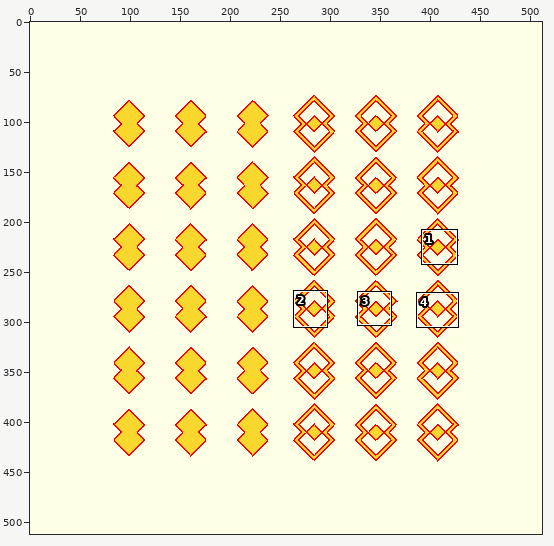
Sprite sheet: tests/regression/render/linear_extrude-twist-tests-expected.png. The first picture is a wide view before the edit; the outline marks the close-up.
Close-up. Old version:
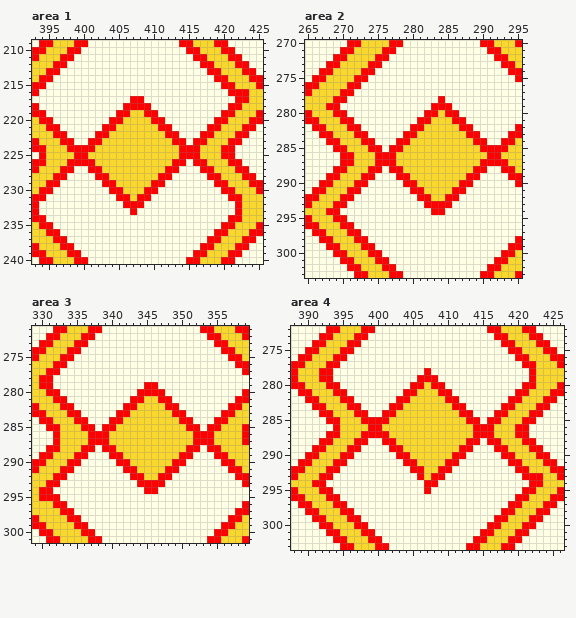
The file is 512x512 pixels. Shown: area 1: x 393..425, y 209..240; area 2: x 265..295, y 270..303; area 3: x 329..359, y 271..301; area 4: x 388..426, y 272..303. The commit also changed other parts of the picture, which this record leaves out.
The same view after the edit:
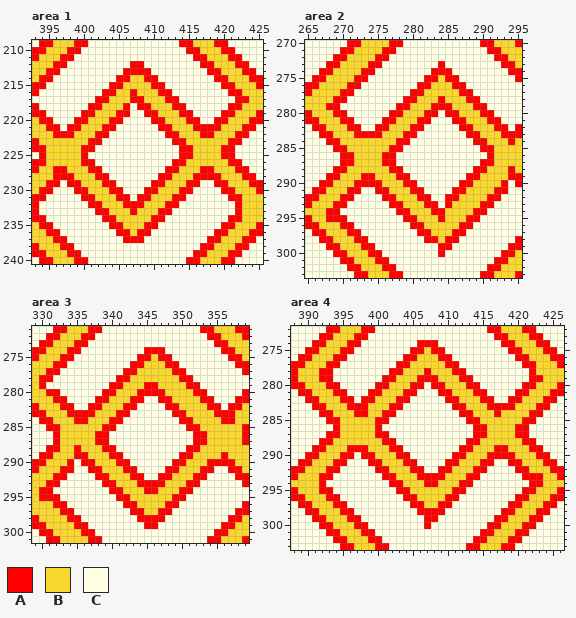
Palette (. is transparent): A #ff0000  B #f9d72c  C #ffffe5
What changed:
Changed rows in their new state; - is an unchanged pixel.
Area 1:
first column x 396:
212 -----------AA---------------
213 ----------AAAA--------------
214 ---------AABBAA-------------
215 --------AABBBBAA------------
216 -------AABBABBBAA----------B
217 ------AABBB--BBBAA----------
218 -----AABBB-C--BBBAA---------
219 ----AABBB--CC--BBBAA--------
220 ---AABBB--CCCC--BBBAA-------
221 --AABBB--CCCCCC--BBBAA------
222 --ABBB--CCCCCCCC--BBB-------
223 -BBBB--CCCCCCCCCC--BBB------
224 --BB--CCCCCCCCCCCC--B-------
225 ---B-CCCCCCCCCCCCC--B-------
226 --BB--CCCCCCCCCCC--BBB------
227 A-BBB--CCCCCCCCC--BBB-------
228 --ABBB--CCCCCCC--BBBAA------
229 --AABBB--CCCCC--BBBAA-------
230 ---AABBB--CCC--BBBAA--------
231 ----AABBB--C--BBBAA---------
232 -----AABBB---BBBAA----------
233 ------AABBB-BBBAA-----------
234 -------AABBBBBAA------------
235 --------AABBBAA-------------
236 ---------AABAA--------------
237 ----------AAA---------------
Area 2:
first column x 268:
273 ----------------A---------
274 ---------------AAA--------
275 --------------AABAA-------
276 -------------AABBBAA------
277 ------------AABBBBBAA-----
278 -----------AABBB-BBBAA----
279 ----------AABBB---BBBAA---
280 ---------AABBB--C--BBBAA--
281 --------AABBB--CCC--BBBAA-
282 -------AABBB--CCCCC--BBBAA
283 ------AABBB--CCCCCCC--BBBA
284 -----BBBBB--CCCCCCCCC--BBB
285 ------BBB--CCCCCCCCCCC--BB
286 -------B--CCCCCCCCCCCCC-B-
287 -------B--CCCCCCCCCCCC--BB
288 ------BBB--CCCCCCCCCC--BBB
289 -------BBB--CCCCCCCC--BBBB
290 ------AABBB--CCCCCC--BBBBA
291 -------AABBB--CCCC--BBBBAA
292 --------AABBB--CC--BBBBAA-
293 ---------AABBB--C-BBBBAA--
294 ----------AABBB--BBBBAA---
295 A----------AABBBABBBAA----
296 ------------AABBBBBAA-----
297 -------------AABBBAA------
298 --------------AABAA-------
299 ----------------AA--------
300 ----------------A---------
Area 3:
first column x 331:
274 --------------AAA----------
275 -------------AABAA---------
276 ------------AABBBAA--------
277 -----------AABBBBBAA-------
278 ----------AABBBBBBBAA------
279 C--------AABBB--BBBBAA-----
280 --------AABBB----BBBBAA----
281 -------AABBB--CC--BBBBAA---
282 ------AABBB--CCCC--BBBBAA--
283 -----AABBB--CCCCCC--BBBBA--
284 ------BBB--CCCCCCCC--BBBB-A
285 -----BBB--CCCCCCCCCC--BBB--
286 ------B--CCCCCCCCCCCC--B---
287 ------B--CCCCCCCCCCCC--B---
288 ----ABBB--CCCCCCCCCC--BBB--
289 ------BBB--CCCCCCCC--BBBB--
290 ----CAABBB--CCCCCC--BBBAA--
291 ------AABBB--CCCC--BBBAA---
292 -------AABBB--CC--BBBAA----
293 --------AABBB----BBBAA-----
294 ---------AABBB--BBBAA------
295 ----------AABBBBBBAA-------
296 -----------AABBBBAA--------
297 ------------AABBAA---------
298 -------------AAAA----------
299 --------------AA-----------
Area 4:
first column x 391:
274 ---------------AAA---------------
275 --------------AABAA--------------
276 -------------AABBBAA-------------
277 ------------AABBBBBAA------------
278 -----------AABBB-BBBAA-----------
279 ----------AABBB---BBBAA---------A
280 ---------AABBB--C--BBBAA---------
281 --------AABBB--CCC--BBBAA--------
282 -------AABBB--CCCCC--BBBAA-------
283 -------ABBB--CCCCCCC--BBBAA------
284 --------BB--CCCCCCCCC--BBB-B-----
285 -------BB--CCCCCCCCCCC--BBB------
286 --------B-CCCCCCCCCCCCC--B-------
287 -------BB--CCCCCCCCCCCC--B-------
288 ------BBBB--CCCCCCCCCC--BBB------
289 -------ABBB--CCCCCCCC--BBB-------
290 -------AABBB--CCCCCC--BBBAA------
291 --------AABBB--CCCC--BBBAA-------
292 ---------AABBB--CC--BBBAA--------
293 ----------AABBB-A--BBBAA---------
294 B----------AABBB--BBBAA----------
295 ------------AABBBBBBAA-----------
296 -------------AABBBBAA------------
297 --------------AABBAA-------------
298 ---------------AAAA--------------
299 ----------------AA---------------
300 ----------------A----------------
